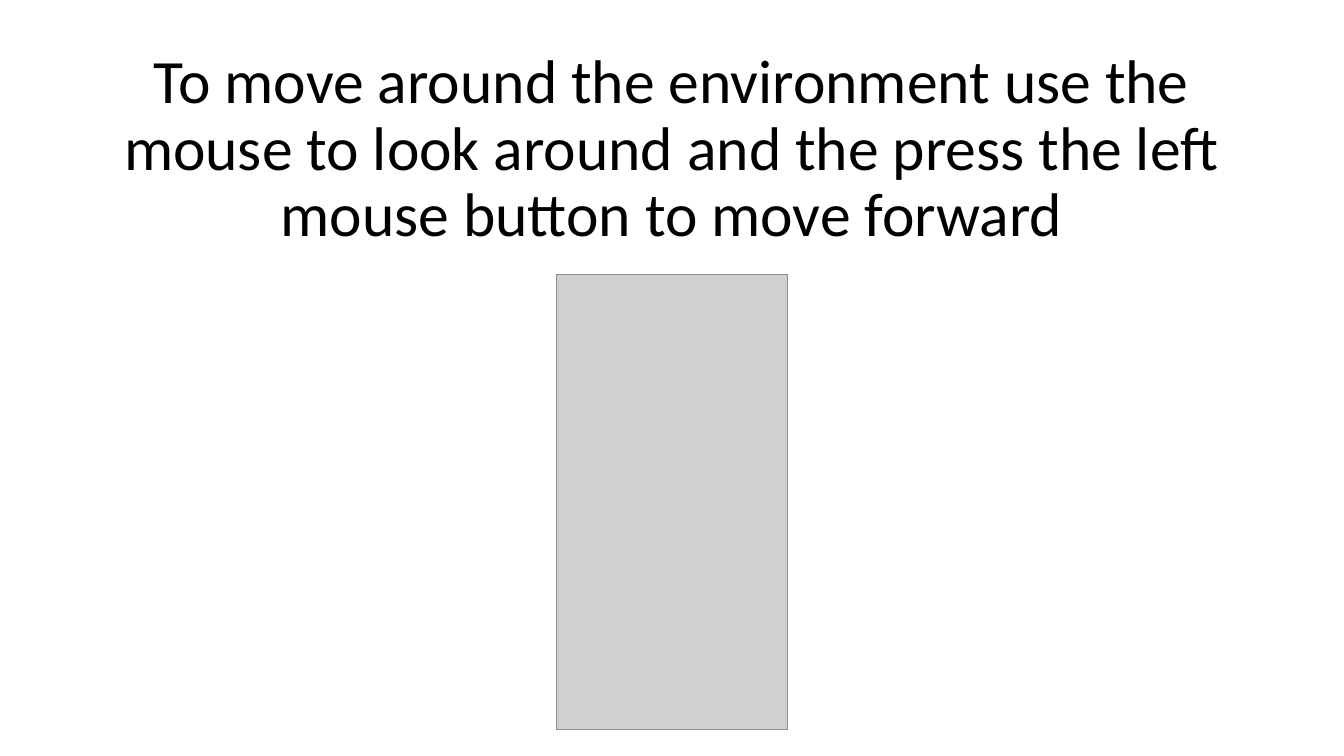
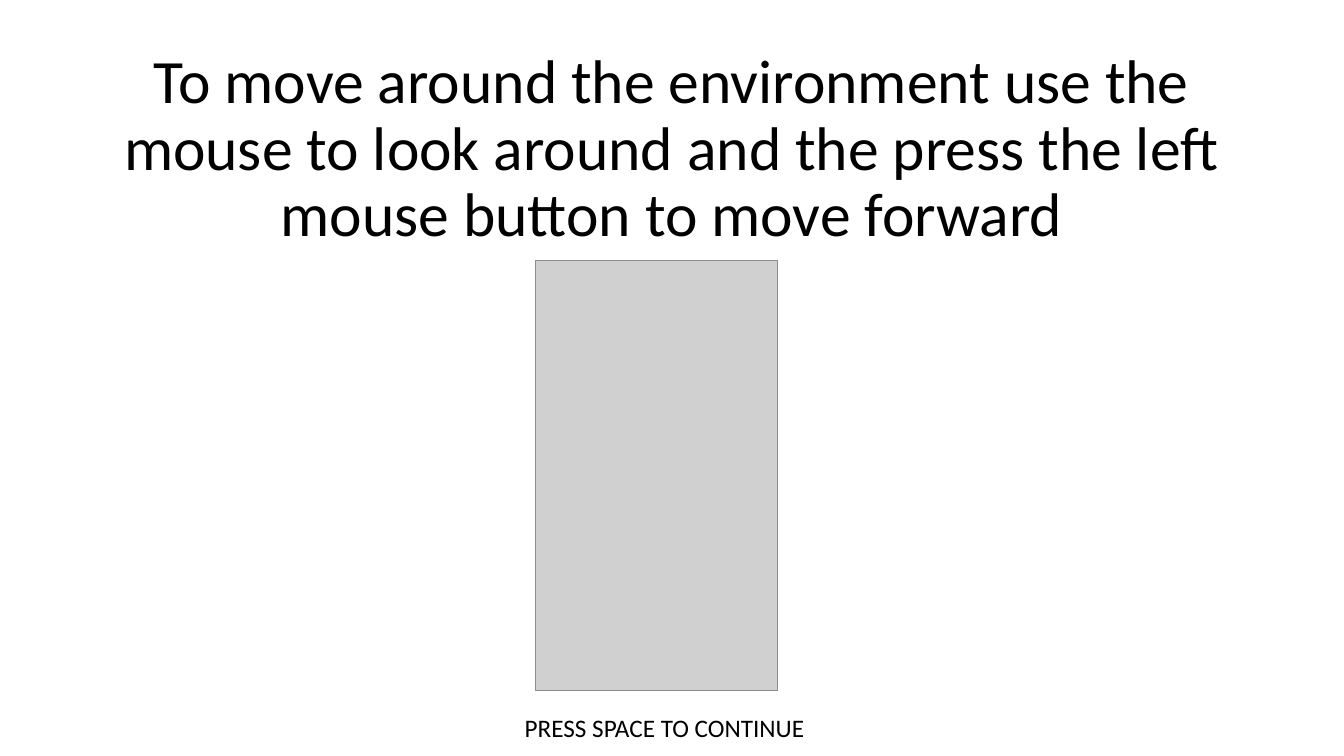
Before and after one commit to kbnealy/OpenMaze, a slide deck: slide 3 of Assets/StreamingAssets/2D_Objects/Farm/Instructions.pptx. Drawn at 1344x756 pixels with LibreOffice and Linux fonts; fonts in the diff are those of the drawing; grey boxes stand for pictures. Boxes give left, top, right and bottom in pixels: in the first picture for what was removed or moved away, otherwise in the second. Text is boxed around its words. In the diff, an @@ line names an element or a change of style, - is before the commit and + after.

Commit message:
Updated environment

```diff
--- a/Assets/StreamingAssets/2D_Objects/Farm/Instructions.pptx
+++ b/Assets/StreamingAssets/2D_Objects/Farm/Instructions.pptx
@@ picture: place and size @@
-picture at <box>557,274,788,729</box>
+picture at <box>536,260,778,691</box>
@@ text added at <box>525,720,804,738</box>, 18 pt, text #000000 @@
+PRESS SPACE TO CONTINUE
```
Also in this commit, not shown: 2 other slides changed, 9 other files.
